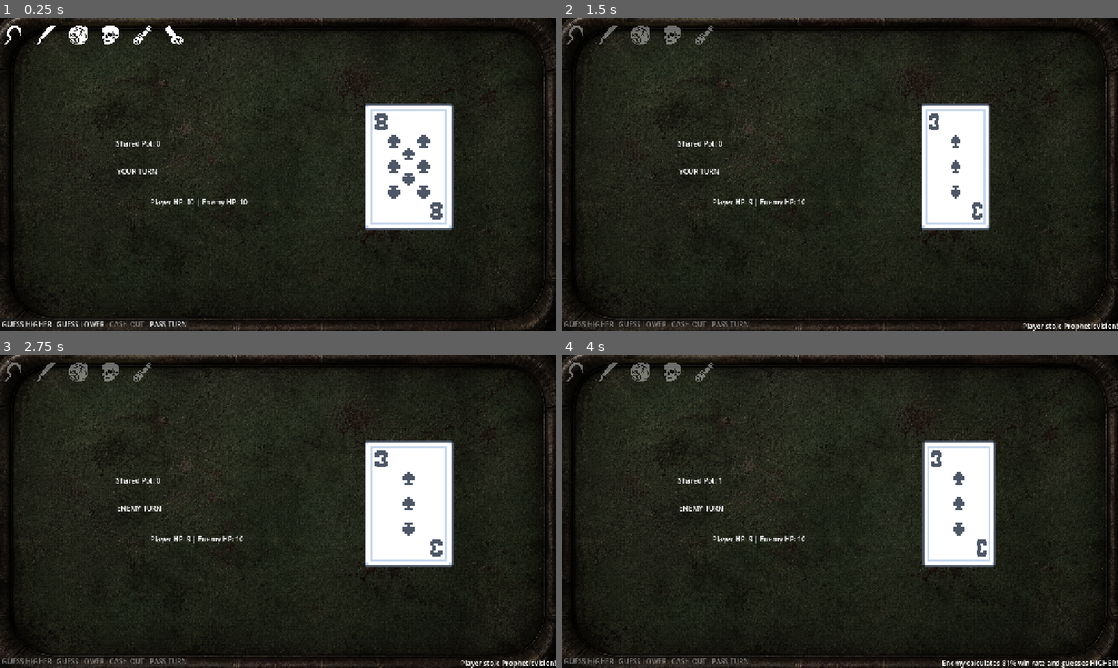
Above: before the commit, frames 1-4 (two rows, left to right).
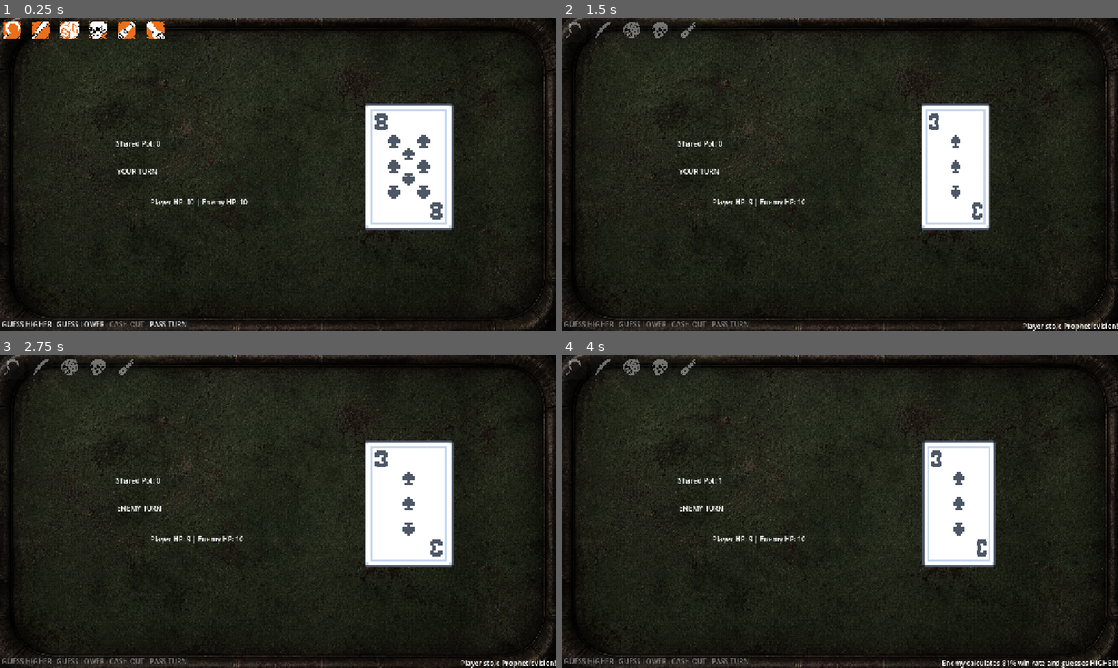
Above: after the commit, the same moments.

Repository: wadahac/HighLowPrototype
Game: Godot game, scene res://scenes/main.tscn
Same seed, same stepped clock (60 frames per second), same inputs: the game is played once before the commit and once after it.
Inputs (mouse positions are in pixels of both pictures, inside the frame that each line leads up to; where the layout moved, square brackets give the same spot in the first picture):
- Up to frame 1 (0.25 s): no input
- Up to frame 2 (1.5 s): click (717, 30) [734, 36] at 0.5 s; click "GUESS HIGHER" at 1.25 s
- Up to frame 3 (2.75 s): tap Enter at 2 s
- Up to frame 4 (4 s): tap Space at 3.5 s

The runs differ from the first frame. In frame 1, 1.3% of the frame differs, in the area x 0-33%, y 1-9%; in frame 2, 0.6%; in frame 3, 0.6%; in frame 4, 0.6%.

Commit message:
style: apply custom button stylebox backgrounds and hover effects
Co-authored-by: aider (gemini/gemini-3.5-flash) <aider@aider.chat>

Diff:
--- a/high-low-prototype/src/HighLowGameManager.gd
+++ b/high-low-prototype/src/HighLowGameManager.gd
@@ -118,6 +118,23 @@
 			return tex
 	print("TRUMP ICON ERROR: Failed to load icon at ", path)
 	return null
+
+func apply_button_theme(btn: Button) -> void:
+	var bg_tex = get_trump_texture("card_back.png")
+	var frame_tex = get_trump_texture("ui_frame.png")
+
+	if bg_tex != null:
+		var sb_normal = StyleBoxTexture.new()
+		sb_normal.texture = bg_tex
+		btn.add_theme_stylebox_override("normal", sb_normal)
+		btn.add_theme_stylebox_override("pressed", sb_normal)
+
+	if frame_tex != null:
+		var sb_hover = StyleBoxTexture.new()
+		sb_hover.texture = frame_tex
+		btn.add_theme_stylebox_override("hover", sb_hover)
+
+	btn.add_theme_stylebox_override("focus", StyleBoxEmpty.new())
 
 func animate_card_flip(new_card_value: int) -> void:
 	if not has_node("UI_Layer/Table/CardDisplay"):
@@ -306,9 +323,11 @@
 	_update_button_state(mirror_button, has_mirror, mirror_trump)
 
 	if steal_button:
-		steal_button.custom_minimum_size = Vector2(64, 80)
+		steal_button.custom_minimum_size = Vector2(56, 56)
 		steal_button.visible = not steal_trump.is_used
 		steal_button.disabled = not is_player_turn
+		steal_button.flat = false
+		apply_button_theme(steal_button)
 		if not steal_trump.is_used:
 			var tex = get_trump_texture("SoulThievery.png")
 			if tex != null:
@@ -316,18 +335,18 @@
 				steal_button.expand_icon = true
 				steal_button.texture_filter = CanvasItem.TEXTURE_FILTER_NEAREST
 				steal_button.text = ""
-				steal_button.flat = true
 			else:
 				steal_button.icon = null
 				steal_button.text = "Steal"
-				steal_button.flat = false
 
 func _update_button_state(btn: Button, has_trump: bool, default_trump) -> void:
 	if not btn:
 		return
 	btn.visible = has_trump
 	btn.disabled = not is_player_turn
-	btn.custom_minimum_size = Vector2(64, 80)
+	btn.custom_minimum_size = Vector2(56, 56)
+	btn.flat = false
+	apply_button_theme(btn)
 
 	# Clear old connections to prevent duplicate triggers
 	for conn in btn.pressed.get_connections():
@@ -356,11 +375,9 @@
 		btn.expand_icon = true
 		btn.texture_filter = CanvasItem.TEXTURE_FILTER_NEAREST
 		btn.text = ""
-		btn.flat = true
 	else:
 		btn.icon = null
 		btn.text = display_name
-		btn.flat = false
 
 	if has_trump:
 		# Reconnect to the specific handler
